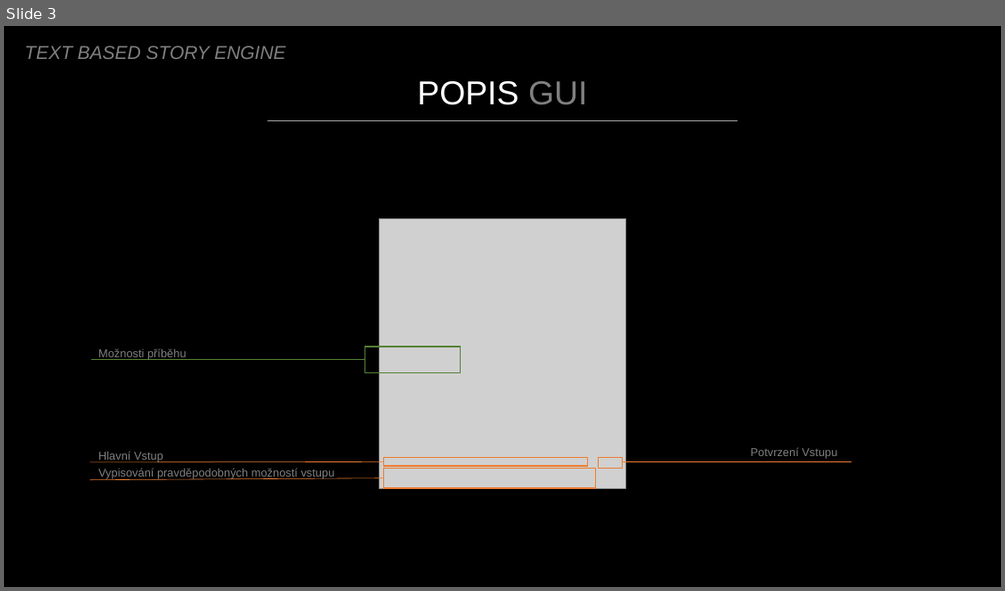
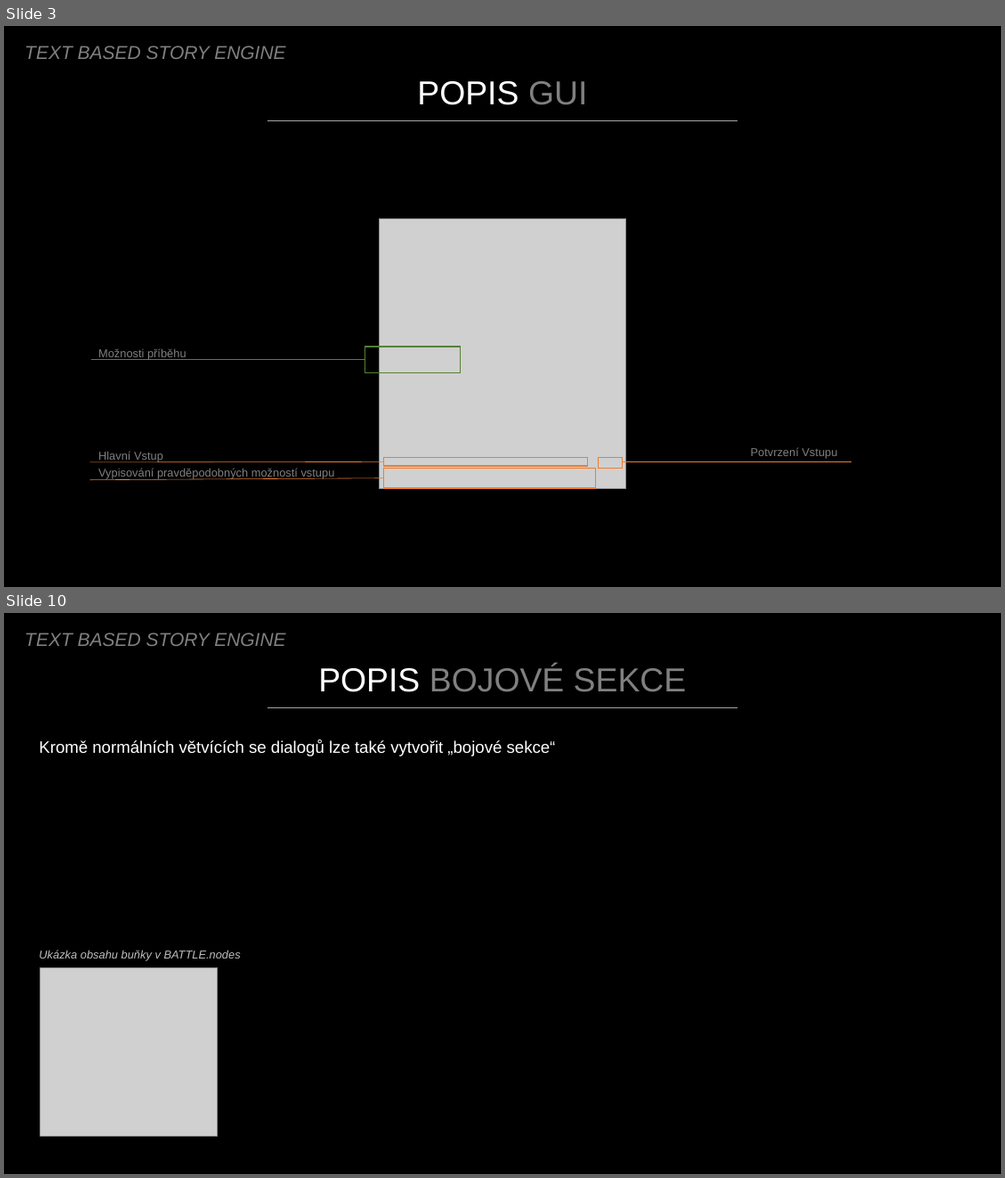
Before and after one commit to GasimoCodes/Text-Adventure, a slide deck: Text Based Engine.pptx. Shown one above the other, each under a label of ours: slide 3 before the commit, slides 3 and 10 after it; the slides between them are not shown. The pictures are 1005x591 and 1005x1178 pixels, drawn with LibreOffice and Linux fonts; fonts in the diff are those of the drawing; grey boxes stand for pictures. Boxes give left, top, right and bottom in pixels: in the first picture for what was removed or moved away, otherwise in the second. Text is boxed around its words. In the diff, an @@ line names an element or a change of style, - is before the commit and + after.

```diff
--- a/Text Based Engine.pptx
+++ b/Text Based Engine.pptx
@@ slide 10 added at [4, 613, 1001, 1174], background #000000 @@
@@ text added at [24, 633, 285, 646], 18 pt, text #808080, italic @@
+TEXT BASED STORY ENGINE
@@ text added at [318, 665, 687, 692], 32 pt, text #808080 @@
+POPIS BOJOVÉ SEKCE
@@ line added from (267, 708) to (738, 708), #A5A5A5 0.5 pt @@
@@ text added at [39, 740, 556, 961], 16 pt, text #FFFFFF @@
+Kromě normálních větvících se dialogů lze také vytvořit „bojové sekce“
+Ukázka obsahu buňky v BATTLE.nodes
@@ picture added at [40, 967, 218, 1135] @@
```
Also in this commit, not shown: 3 slides changed, 4 other slides added, 5 other files.
